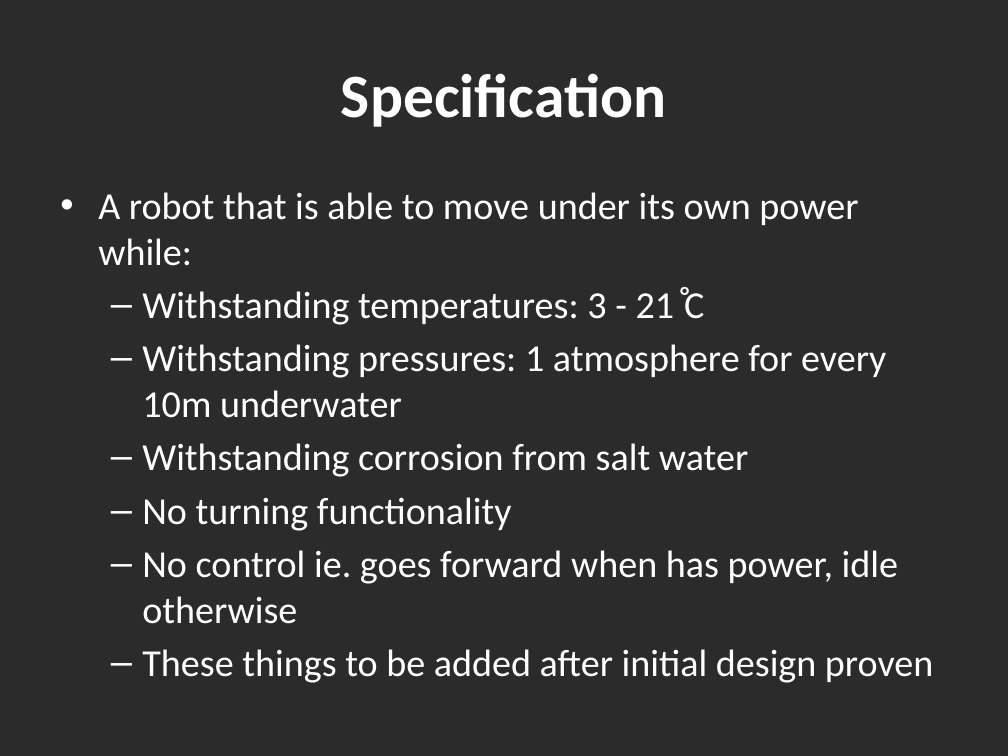
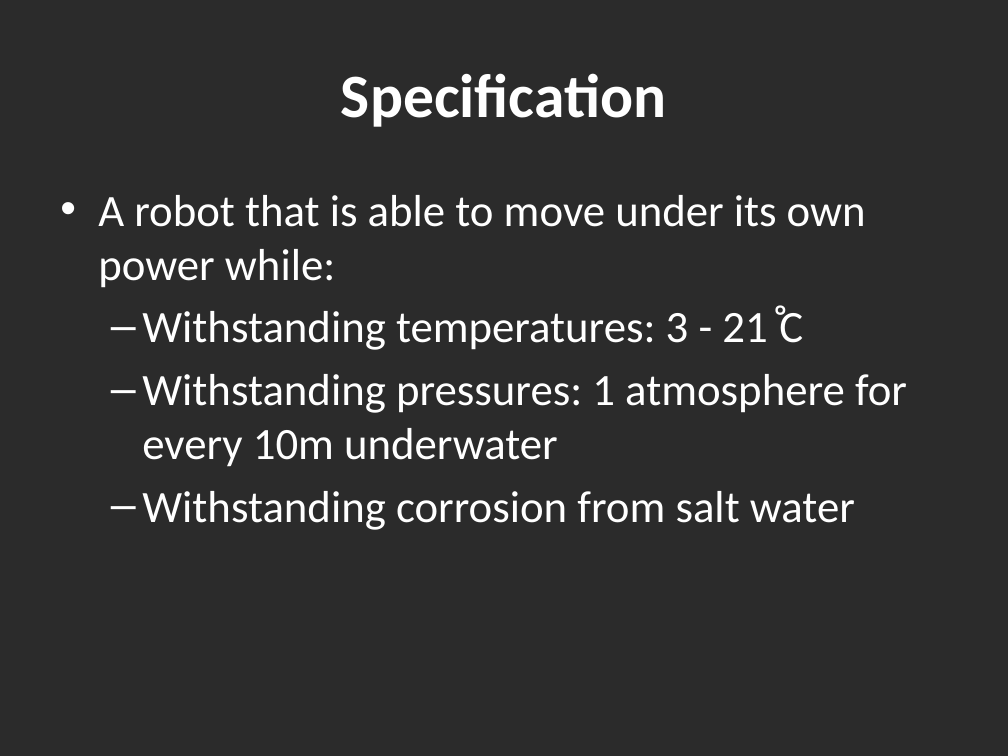
Before and after one commit to mickeyboss123/enel427, a slide deck: slide 4 of Oral2.pptx. Drawn at 1008x756 pixels with LibreOffice and Linux fonts; fonts in the diff are those of the drawing; background and template pictures are left out; a plain dark background stands for a picture behind light text. Boxes give left, top, right and bottom in pixels: in the first picture for what was removed or moved away, otherwise in the second. Text is boxed around its words. In the diff, an @@ line names an element or a change of style, - is before the commit and + after.

```diff
--- a/Oral2.pptx
+++ b/Oral2.pptx
@@ text "A robot that is able ..." at (98, 195, 907, 530): size 27.2 to 32 pt @@
@@ text at (142, 497, 933, 683): paragraphs removed @@
-  – No turning functionality
-  – No control ie. goes forward when has power, idle otherwise
-  – These things to be added after initial design proven
```
Also in this commit, not shown: 1 other slide changed.
